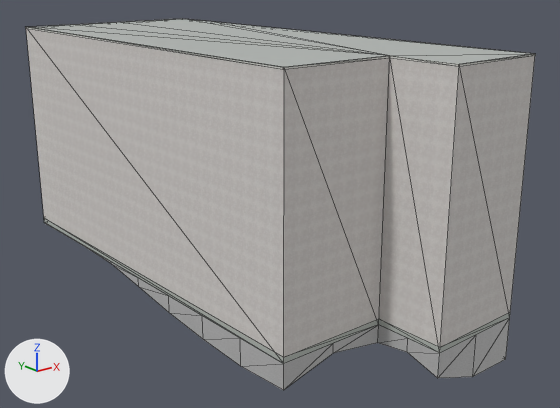
Renders of the Blender file assets/blender/buildings/osm-way-432351705.blend from each side of a commit.
The view is the same before and after, from a 50 mm lens placed at (-28.8, -40.1, 19.6), pointed at (1.7, -2.0, 4.3). The lights are fixed; the arrows at lower left show +X, +Y and +Z. The older version comes first. Mesh edges are drawn as thin lines.

Objects in the first picture: 'building foundation 432351705', 'reality 432351705 near reality aged pale plaster', 'reality 432351705 near reality concrete plinth', 'reality 432351705 near reality flat weathered roof', 'reality 432351705 near reality pale aluminum sill'.
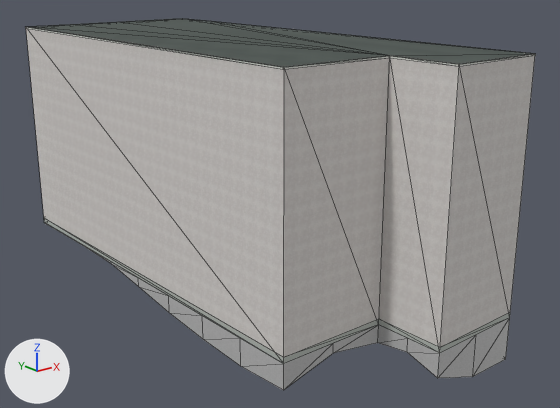
Location of each change, [x1, y1, x2, y2] in pixels of the pictures (560 x 408 px):
'reality 432351705 near reality flat weathered roof', surface changed (darker): [30, 19, 533, 67] in both
part 1 of me_reality_432351705_near_reality_pale_aluminum_sill, reshaped: [30, 20, 533, 70] in both

Diff of the bpy script that builds the scene:
```diff
--- a/assets/blender/buildings/osm-way-432351705.blend.py
+++ b/assets/blender/buildings/osm-way-432351705.blend.py
@@ img_roof_color_png @@
+img_roof_color_png = load_image('roof-color.png', '../../../public/models/architecture/textures/roof-color.png', 256, 256, 'sRGB')
@@ img_roof_normal_png @@
+img_roof_normal_png = load_image('roof-normal.png', '../../../public/models/architecture/textures/roof-normal.png', 256, 256, 'Non-Color')
@@ mat_reality_flat_weathered_roof @@
 mat_reality_flat_weathered_roof = bpy.data.materials.new('reality flat weathered roof')
-# nodes: BsdfPrincipled, OutputMaterial
-# colours: grey #b3b7b4
+# nodes: BsdfPrincipled, MixRGB, NormalMap, OutputMaterial, TexImage x2
+# colours: white #ffffff
+# uses the picture img_roof_color_png
+# uses the picture img_roof_normal_png
@@ me_reality_432351705_near_reality_pale_aluminum_sill @@
 # used by ob_reality_432351705_near_reality_pale_aluminum_sill; parent = ob_osm_way_432351705; location = (0.0, 0.0, 0.0)
-me_reality_432351705_near_reality_pale_aluminum_sill.from_pydata(...)  # 36 vertices, 18 faces; spans x -7.1..7.1, y -16.8..17.0, z 14.9..15.0
+me_reality_432351705_near_reality_pale_aluminum_sill.from_pydata(...)  # 72 vertices, 36 faces; spans x -7.1..7.1, y -16.8..17.0, z 14.9..15.0
+# me_reality_432351705_near_reality_pale_aluminum_sill part 1
+# 18 faces are deleted
+# 36 vertices are added at x -7.1..7.1, y -16.8..17.0, z 15.0
+# 36 new faces join them
 me_reality_432351705_near_reality_pale_aluminum_sill.materials.append(mat_reality_pale_aluminum_sill)
```
